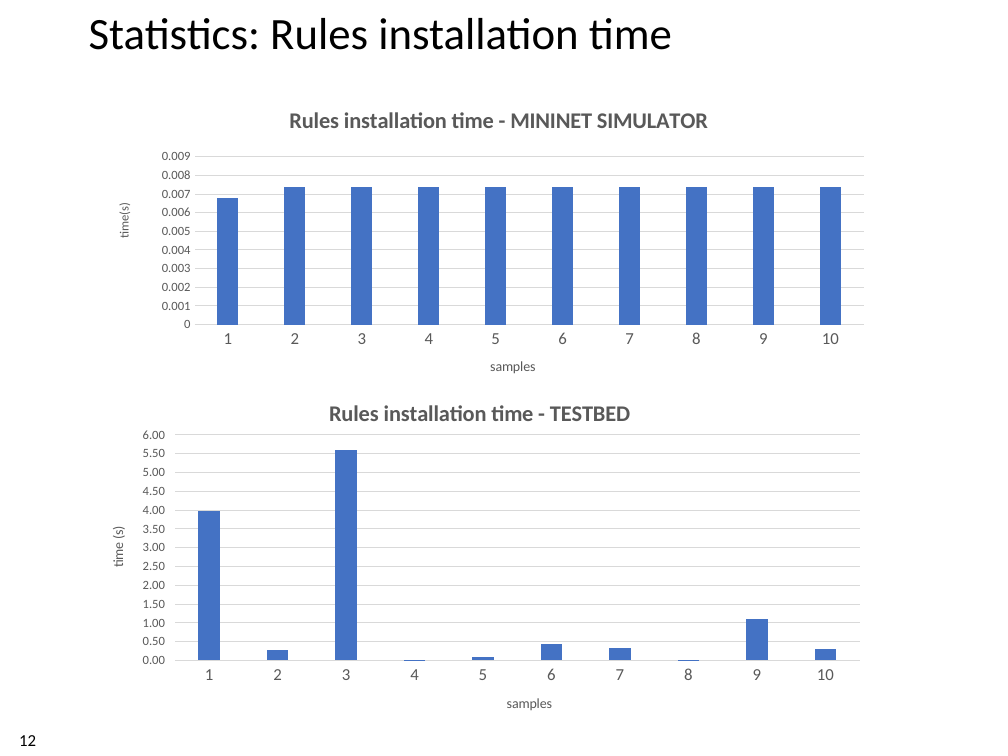
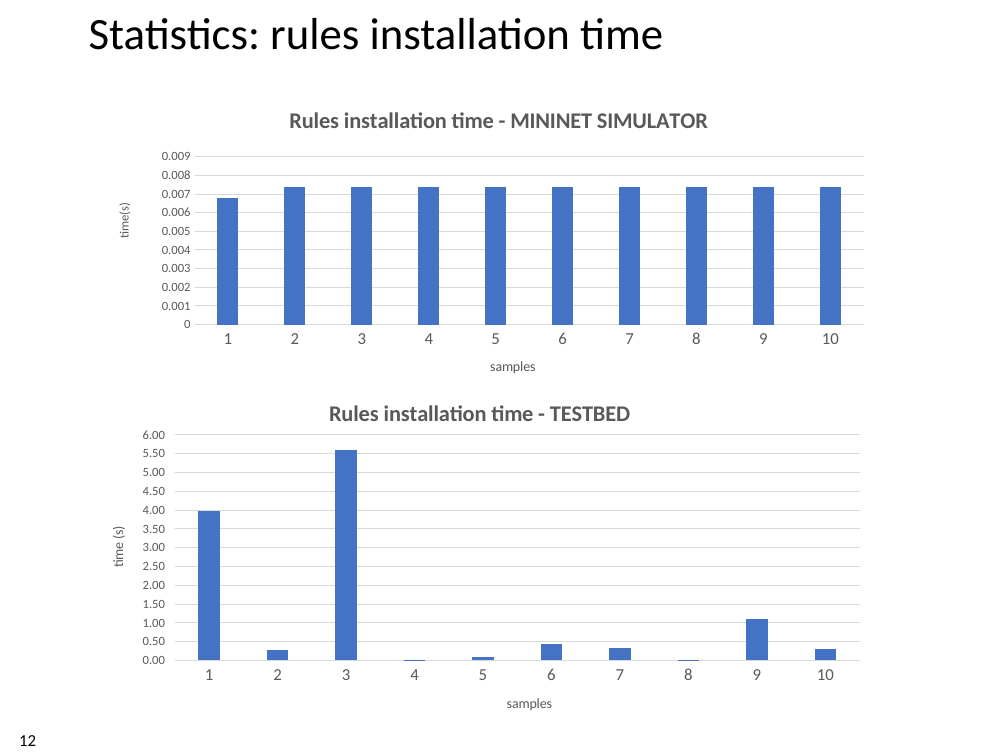
Before and after one commit to xdl907/switching-and-routing-project, a slide deck: slide 12 of template_project_exam__1_.pptx. Drawn at 1008x756 pixels with LibreOffice and Linux fonts; fonts in the diff are those of the drawing; background and template pictures are left out. Boxes give left, top, right and bottom in pixels: in the first picture for what was removed or moved away, otherwise in the second. Text is boxed around its words. In the diff, an @@ line names an element or a change of style, - is before the commit and + after.

```diff
--- a/template_project_exam__1_.pptx
+++ b/template_project_exam__1_.pptx
@@ title at (89,18,663,50): text changed @@
-Statistics: Rules installation time
+Statistics: rules installation time
```
Also in this commit, not shown: 8 other slides changed.
